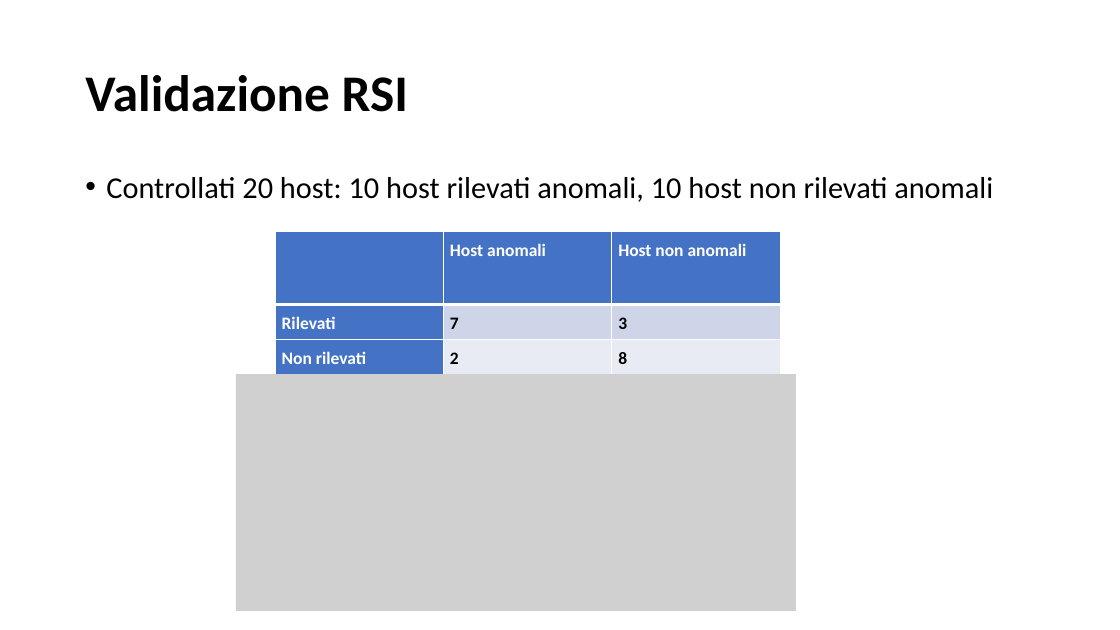
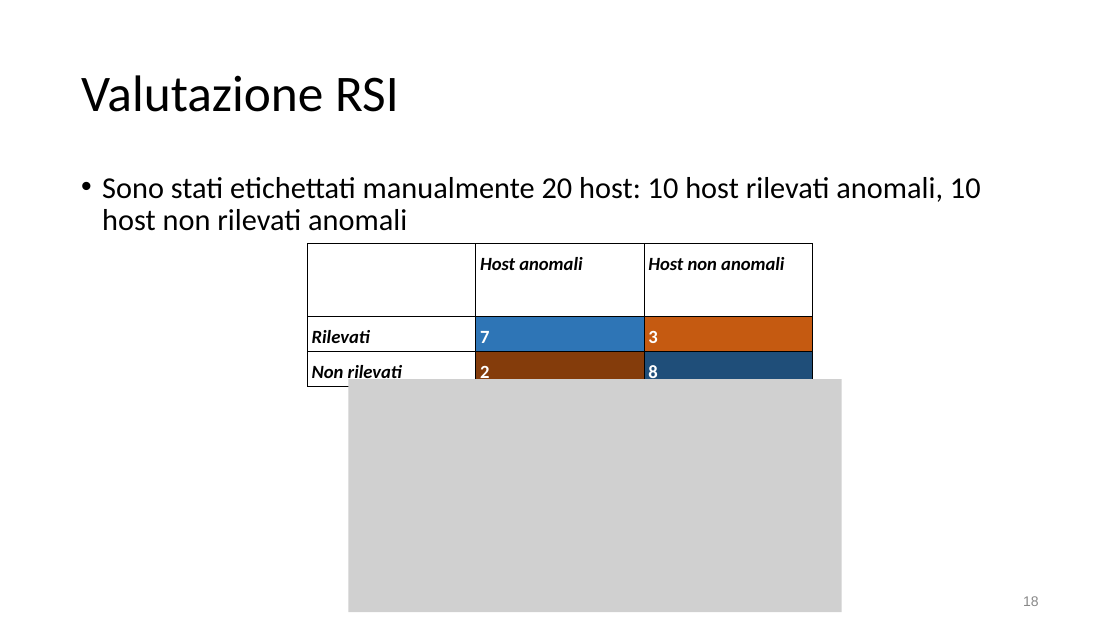
Before and after one commit to SalvatoreCostantino/Network-Time-Series-Analyzer, a slide deck: slide 18 of Tesi/slide tesi.pptx (slide 30 before the commit). Drawn at 1120x630 pixels with LibreOffice and Linux fonts; fonts in the diff are those of the drawing; grey boxes stand for pictures. Boxes give left, top, right and bottom in pixels: in the first picture for what was removed or moved away, otherwise in the second. Text is boxed around its words. In the diff, an @@ line names an element or a change of style, - is before the commit and + after.

```diff
--- a/Tesi/slide tesi.pptx
+++ b/Tesi/slide tesi.pptx
@@ title at (81,75,399,112): text changed; bold off @@
-Validazione RSI
+Valutazione RSI
@@ text at (102,177,981,231): text changed @@
-• Controllati 20 host: 10 host rilevati anomali, 10 host non rilevati anomali
+• Sono stati etichettati manualmente 20 host: 10 host rilevati anomali, 10 host non rilevati anomali
@@ table at (308,244,812,388) @@
@@ fill #4472C4 to none in 4 cells @@
@@ fill #CFD5EA to #2E75B6 in row 2, column 2 @@
@@ fill #CFD5EA to #C55A11 in row 2, column 3 @@
@@ fill #E9EBF5 to #843C0B in row 3, column 2 @@
@@ fill #E9EBF5 to #1F4E79 in row 3, column 3 @@
@@ size 15 to 16 pt, text colour #FFFFFF to #000000, italic on @@
@@ text colour #000000 to #FFFFFF in "7", "3", "2", "8" @@
@@ borders changed @@
@@ table: place and size @@
-table at (276,232,780,375)
+table at (308,244,812,388)
@@ picture: place and size @@
-picture at (236,374,797,611)
+picture at (349,379,842,612)
@@ page number added at (1023,596,1039,606), 12 pt, text #888888 @@
+18
```
Also in this commit, not shown: 18 other slides changed, 6 slides added, 19 slides removed, 9 other files.
